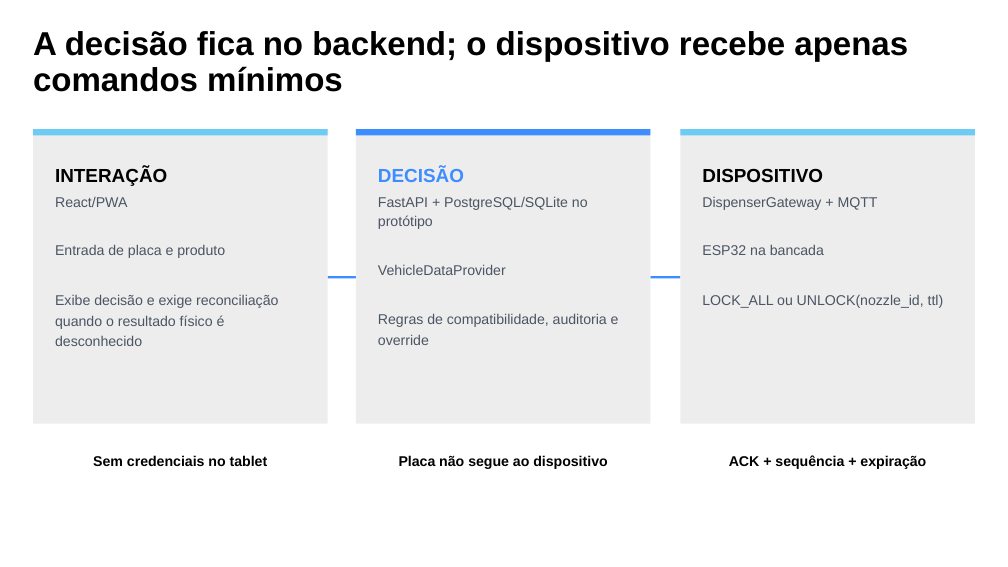
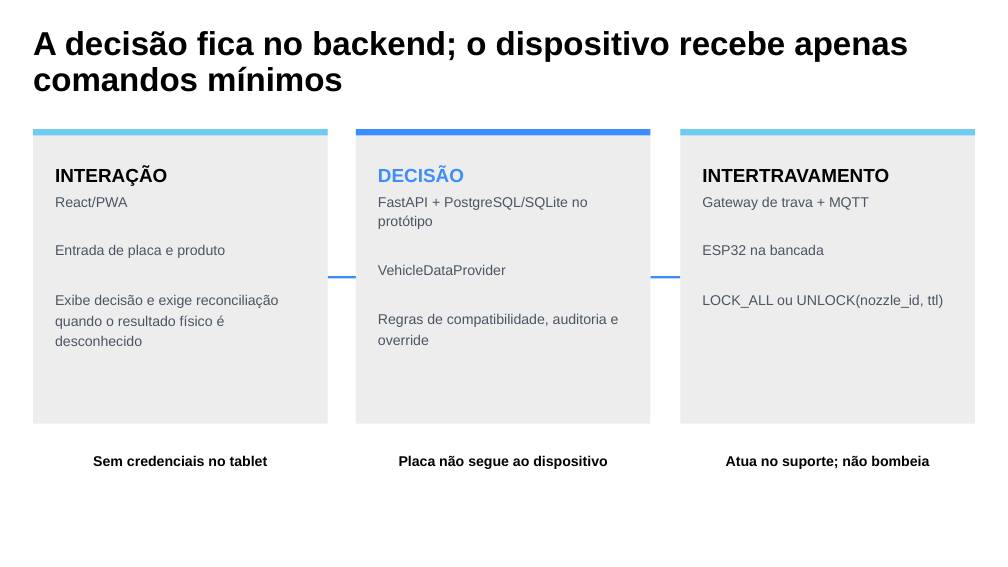
Before and after one commit to gabrielNahmur/TCC, a slide deck: slide 8 of presentation/seminario-andamento.pptx. Drawn at 1008x567 pixels with LibreOffice and Linux fonts; fonts in the diff are those of the drawing. Boxes give left, top, right and bottom in pixels: in the first picture for what was removed or moved away, otherwise in the second. Text is boxed around its words. In the diff, an @@ line names an element or a change of style, - is before the commit and + after.

```diff
--- a/presentation/seminario-andamento.pptx
+++ b/presentation/seminario-andamento.pptx
@@ text at (702, 168, 944, 308): text changed @@
-DISPOSITIVO
-DispenserGateway + MQTT
-ESP32 na bancada
-LOCK_ALL ou UNLOCK(nozzle_id, ttl)
+INTERTRAVAMENTO
+Gateway de trava + MQTT
+ESP32 na bancada
+LOCK_ALL ou UNLOCK(nozzle_id, ttl)
@@ text at (726, 455, 929, 469): text changed @@
-ACK + sequência + expiração
+Atua no suporte; não bombeia
```
Also in this commit, not shown: 3 other slides changed, 28 other files.
